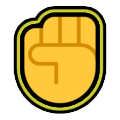
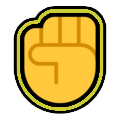
Before/after of a 120 x 120 layered artwork. What changed in the layer stack:
added layer "Layer 1" above "Layer 0" over [17, 9, 103, 111]
